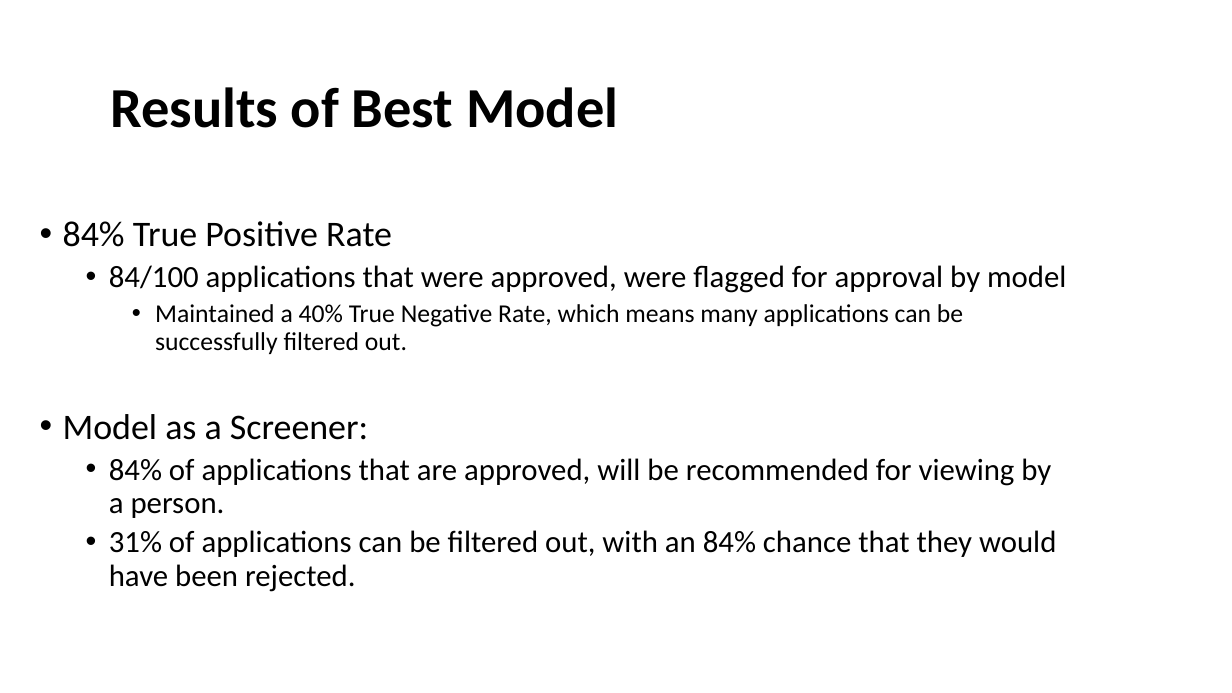
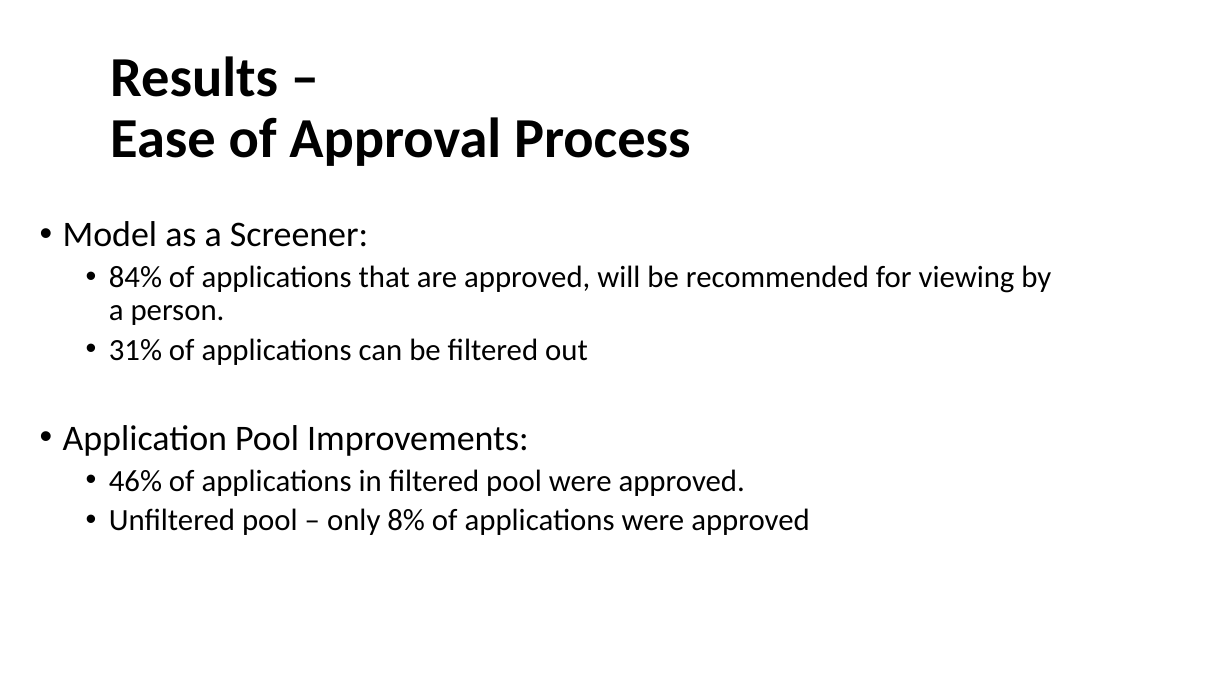
Before and after one commit to jpetoskey/Loan_App_Amended, a slide deck: slide 12 of Loan_App.pptx. Drawn at 1232x693 pixels with LibreOffice and Linux fonts; fonts in the diff are those of the drawing. Boxes give left, top, right and bottom in pixels: in the first picture for what was removed or moved away, otherwise in the second. Text is boxed around its words. In the diff, an @@ line names an element or a change of style, - is before the commit and + after.

```diff
--- a/Loan_App.pptx
+++ b/Loan_App.pptx
@@ title at (x1=110, y1=56, x2=691, y2=166): text changed @@
-Results of Best Model
+Results –
+Ease of Approval Process
@@ text at (x1=63, y1=221, x2=1066, y2=354): paragraphs removed @@
-• 84% True Positive Rate
-  • 84/100 applications that were approved, were flagged for approval by model
-    • Maintained a 40% True Negative Rate, which means many applications can be successfully filtered out.
@@ text at (x1=63, y1=338, x2=810, y2=535): text changed @@
-  • 31% of applications can be filtered out, with an 84% chance that they would have been rejected.
+  • 31% of applications can be filtered out
+• Application Pool Improvements:
+  • 46% of applications in filtered pool were approved.
+  • Unfiltered pool – only 8% of applications were approved
```
Also in this commit, not shown: 2 other slides changed.
